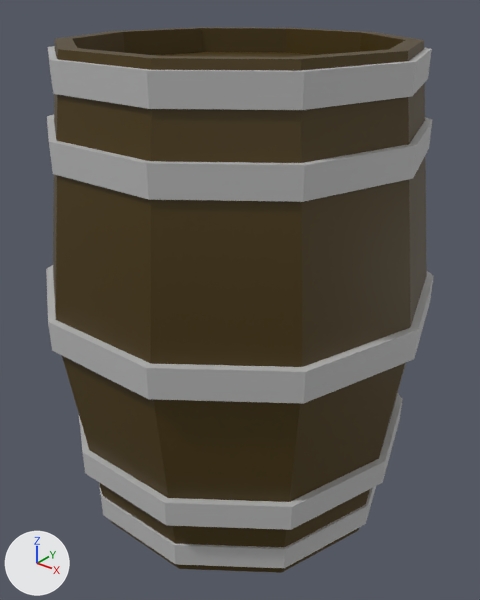
The FBX model Pages Wanted/Assets/Models/Ben's Models/barrel_var01_MASTER.fbx, before and after one commit.
Before and after are seen from a 50 mm lens placed at (0.492, -0.611, 0.358), pointed at (0.008, -0.005, -0.017). Arrows for +X, +Y and +Z are at lower left; the lights stay in place. Where no turn or scale is listed for an object, it has been applied to the vertices.

Objects in the first picture: 'barrelBase', 'barrelRing01', 'barrelRing02', 'barrelRing03', 'barrelRing04', 'barrelRing05'.
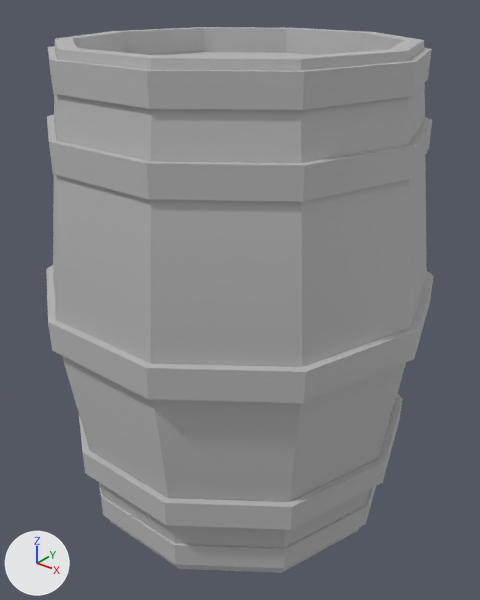
The change, as a diff of the scene's bpy script:
```diff
--- a/Pages Wanted/Assets/Models/Ben's Models/barrel_var01_MASTER.fbx.py
+++ b/Pages Wanted/Assets/Models/Ben's Models/barrel_var01_MASTER.fbx.py
@@ me_mesh @@
 me_mesh.from_pydata(...)  # 90 vertices, 88 faces; spans x -0.242..0.242, y -0.23..0.23, z -0.297..0.297
-me_mesh.materials.append(mat_barrelbrown)  # brown #483600
+me_mesh.materials.append(mat_lambert1)  # grey #bcbcbc
```

Changed parts and their boxes (x1, y1, x2, y2) in the pictures (480 x 600 px):
'barrelBase', recoloured (brown to grey)
    both: (53, 27, 427, 573)
